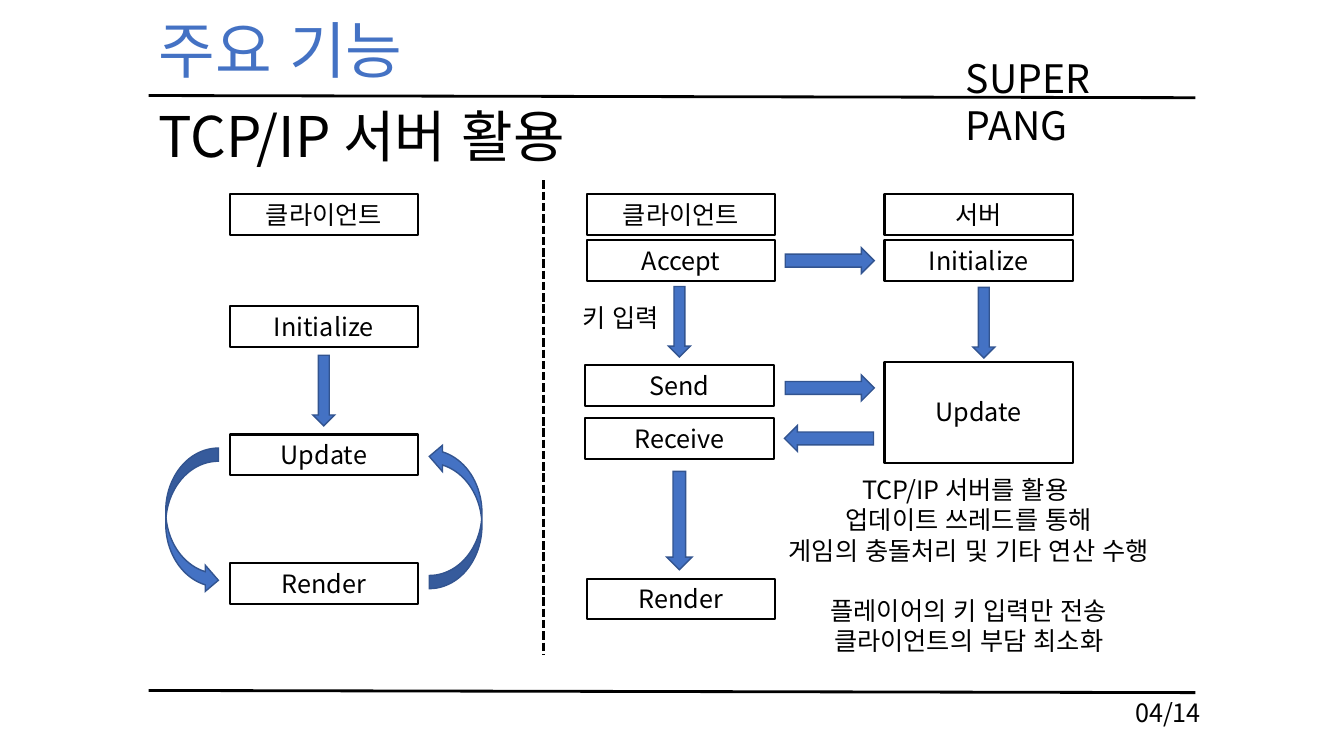
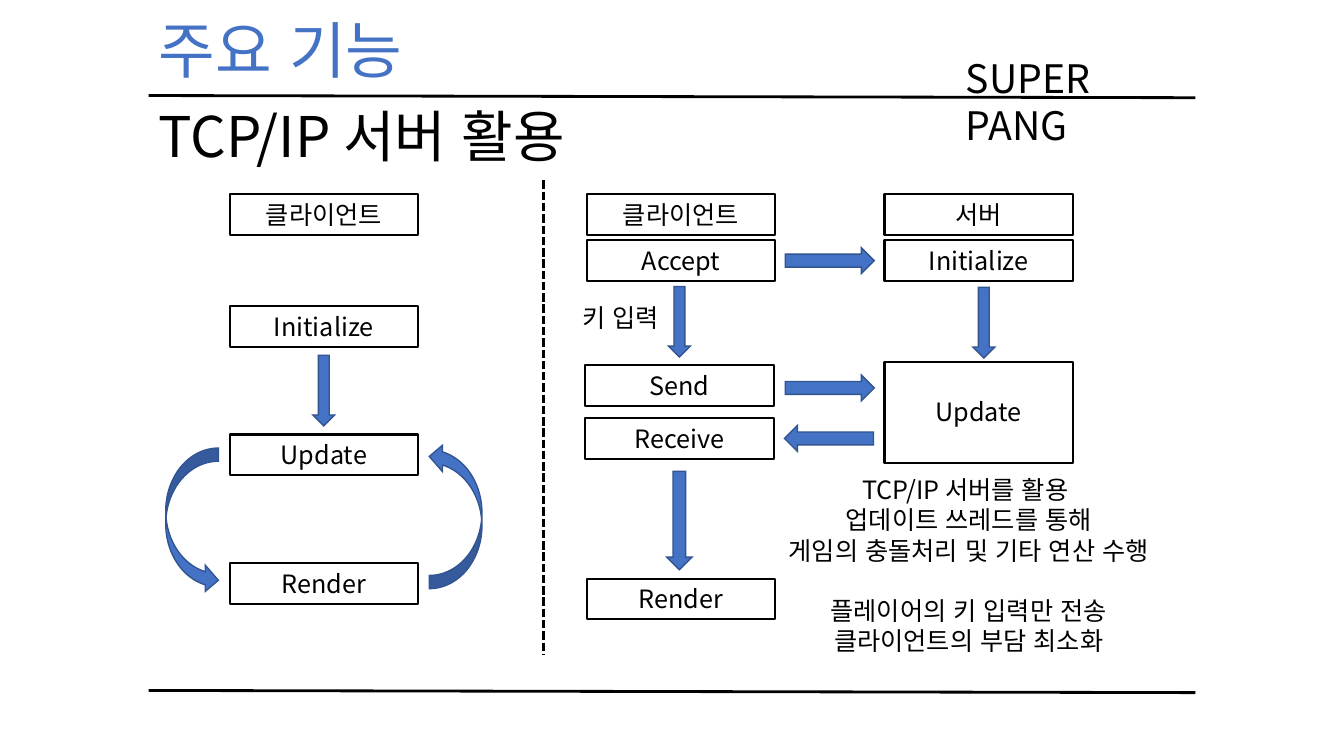
Before and after one commit to KimHaYoon/NetworkGamePrograming, a slide deck: slide 5 of 네트워크 게임 프로그래밍 레포트.pptx (slide 4 before the commit). Drawn at 1344x756 pixels with LibreOffice and Linux fonts; fonts in the diff are those of the drawing. Boxes give left, top, right and bottom in pixels: in the first picture for what was removed or moved away, otherwise in the second. Text is boxed around its words. In the diff, an @@ line names an element or a change of style, - is before the commit and + after.

```diff
--- a/네트워크 게임 프로그래밍 레포트.pptx
+++ b/네트워크 게임 프로그래밍 레포트.pptx
@@ text removed at box(1135, 702, 1201, 727) @@
-04/14
```
Also in this commit, not shown: 7 other slides changed, 1 slide added.
